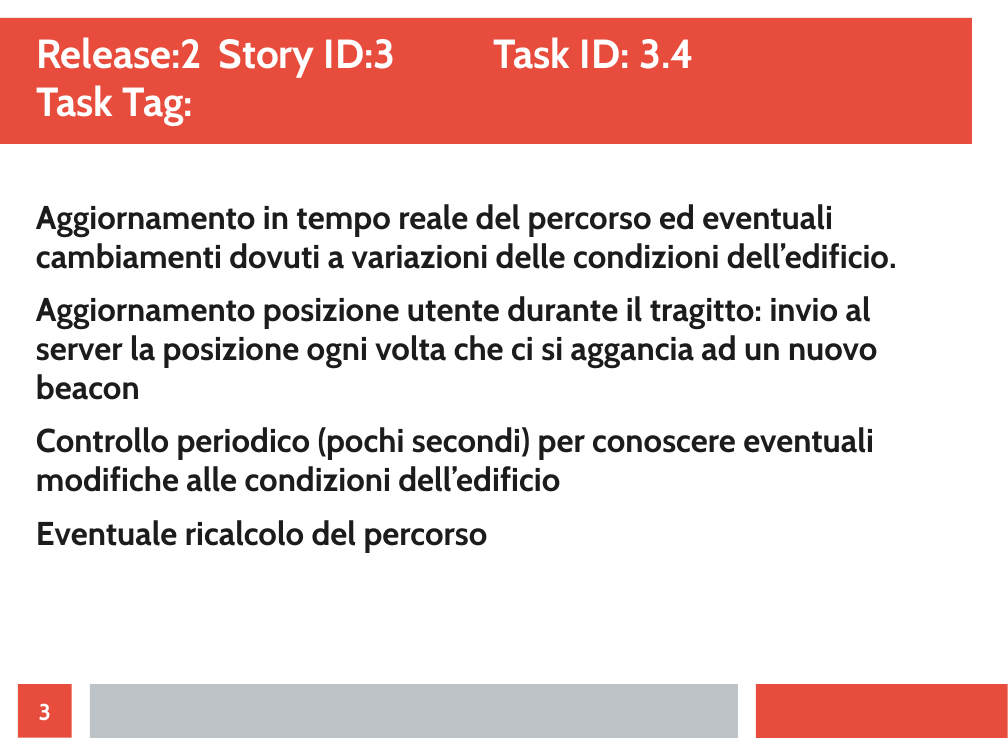
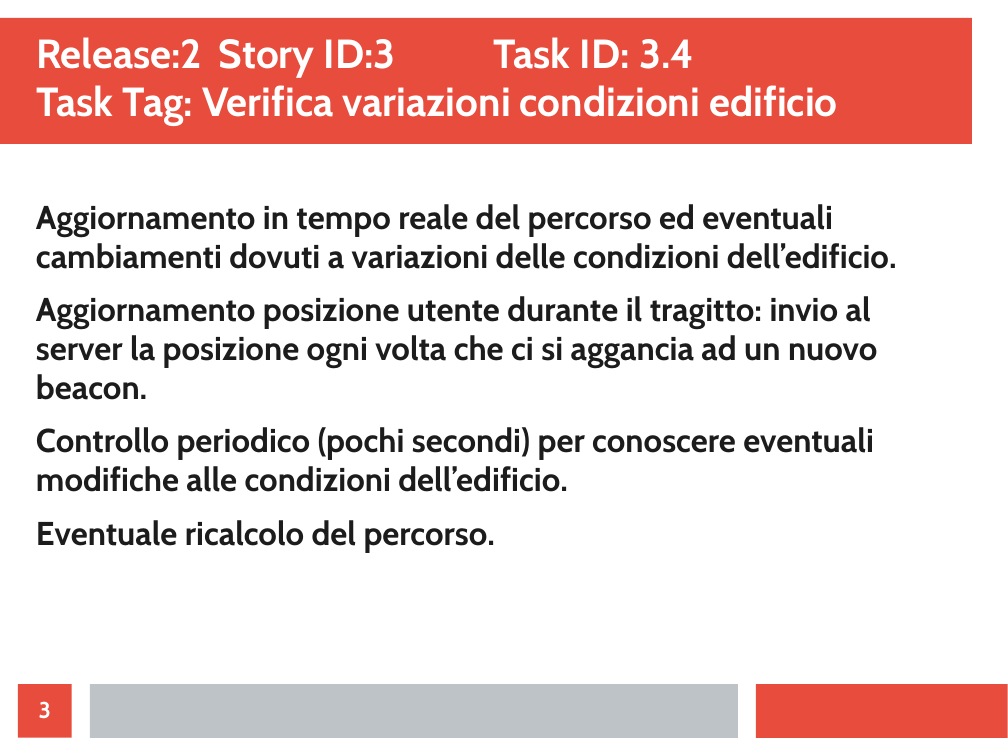
Before and after one commit to ecorradini/ProgettoIDS, a slide deck: slide 3 of AnalisiRequisiti/TaskModEmergenza.ppt. Drawn at 1008x756 pixels with LibreOffice and Linux fonts; fonts in the diff are those of the drawing. Boxes give left, top, right and bottom in pixels: in the first picture for what was removed or moved away, otherwise in the second. Text is boxed around its words. In the diff, an @@ line names an element or a change of style, - is before the commit and + after.

```diff
--- a/AnalisiRequisiti/TaskModEmergenza.ppt
+++ b/AnalisiRequisiti/TaskModEmergenza.ppt
@@ title at (36,37,837,125): text changed @@
-Release:2 Story ID:3 Task ID: 3.4
-Task Tag:
+Release:2 Story ID:3 Task ID: 3.4
+Task Tag: Verifica variazioni condizioni edificio
@@ text at (36,296,877,552): text changed @@
-Aggiornamento posizione utente durante il tragitto: invio al server la posizione ogni volta che ci si aggancia ad un nuovo beacon
-Controllo periodico (pochi secondi) per conoscere eventuali modifiche alle condizioni dell’edificio
-Eventuale ricalcolo del percorso
+Aggiornamento posizione utente durante il tragitto: invio al server la posizione ogni volta che ci si aggancia ad un nuovo beacon.
+Controllo periodico (pochi secondi) per conoscere eventuali modifiche alle condizioni dell’edificio.
+Eventuale ricalcolo del percorso.
```
Also in this commit, not shown: 1 other file.
